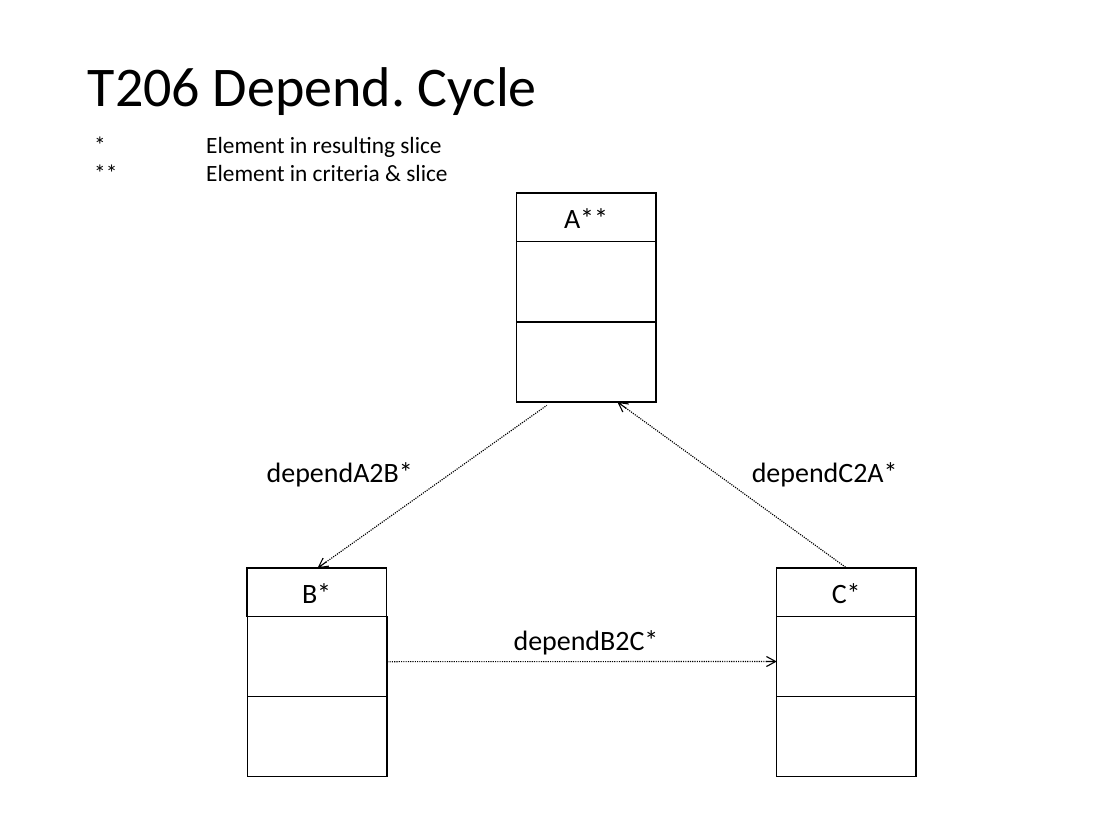
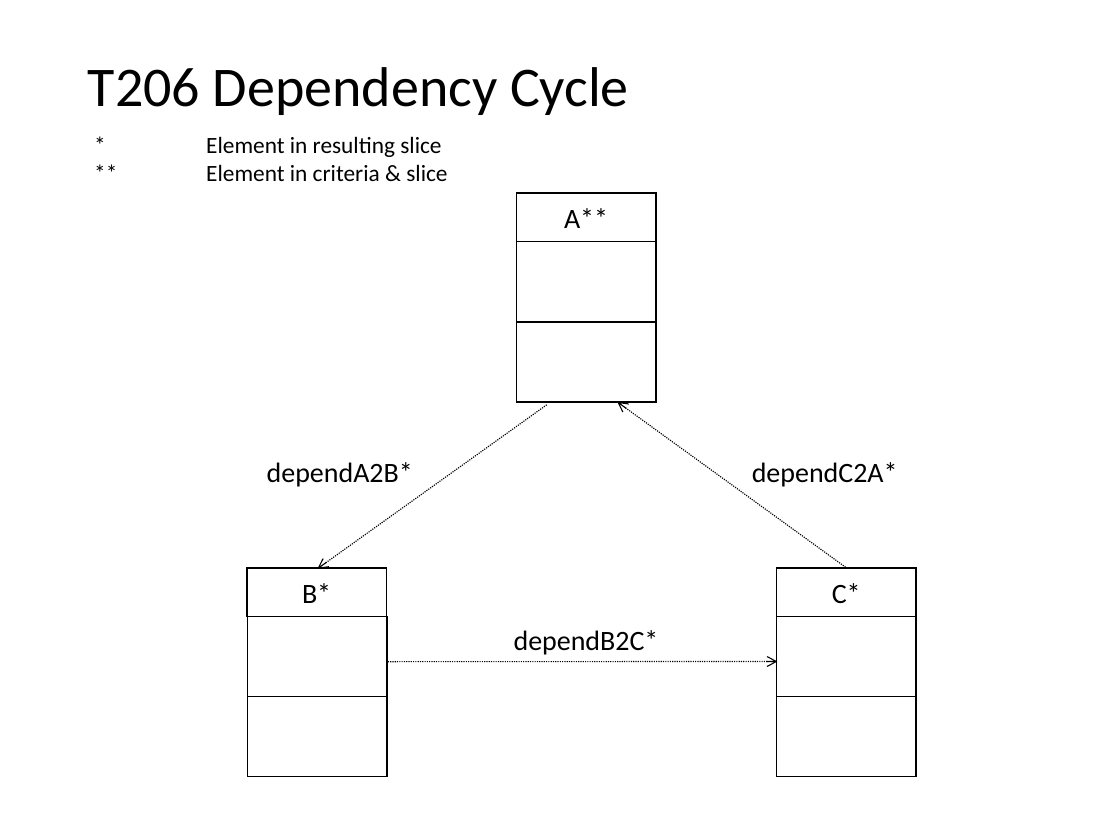
Before and after one commit to nlsfung/MMINT_Examples, a slide deck: slide 28 of CDSliceTestSuite/TestSuite.ppt. Drawn at 1120x840 pixels with LibreOffice and Linux fonts; fonts in the diff are those of the drawing. Boxes give left, top, right and bottom in pixels: in the first picture for what was removed or moved away, otherwise in the second. Text is boxed around its words. In the diff, an @@ line names an element or a change of style, - is before the commit and + after.

```diff
--- a/CDSliceTestSuite/TestSuite.ppt
+++ b/CDSliceTestSuite/TestSuite.ppt
@@ text at (x1=88, y1=67, x2=629, y2=115): text changed @@
-T206 Depend. Cycle
+T206 Dependency Cycle
```
Also in this commit, not shown: 14 other slides changed, 2 other files.
